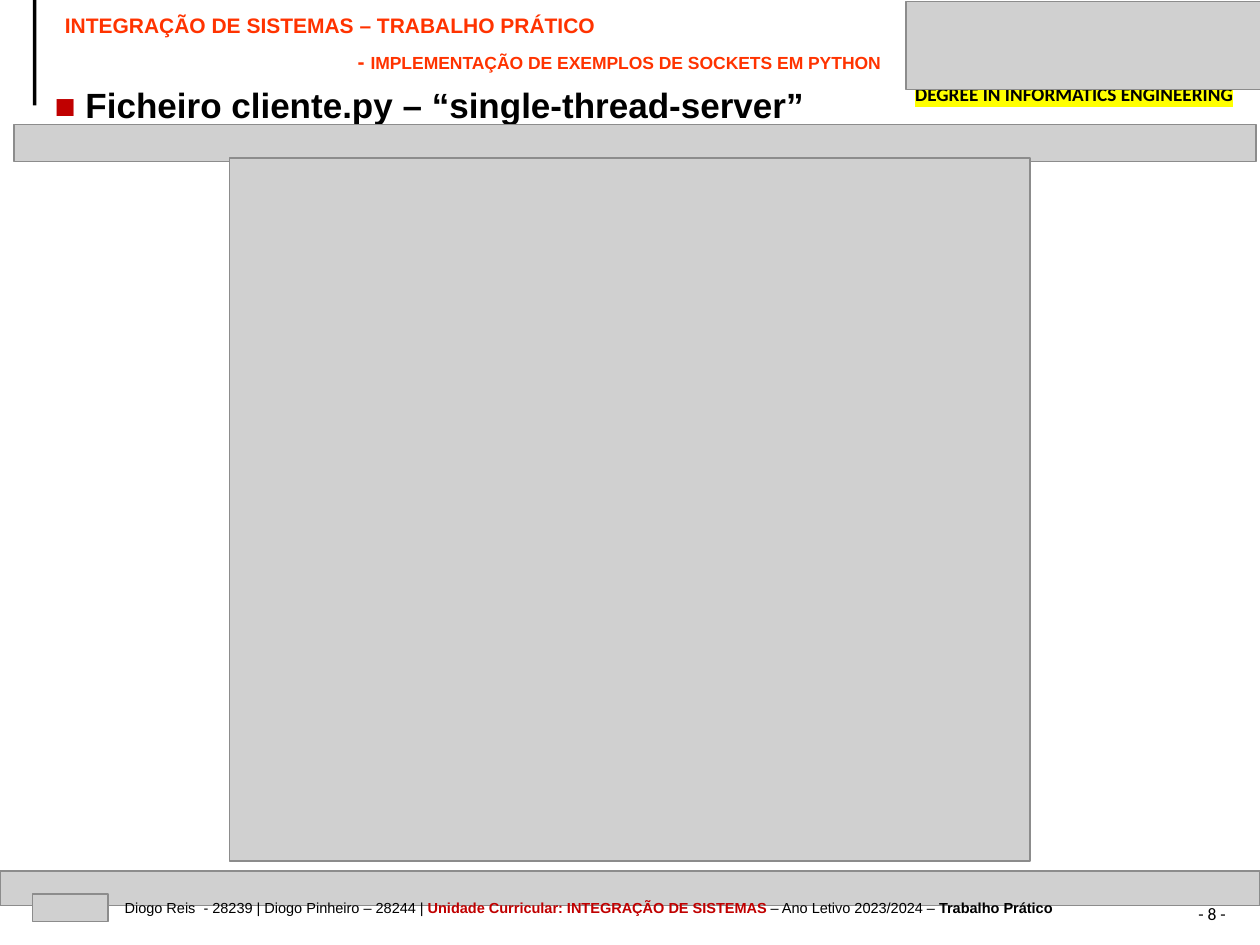
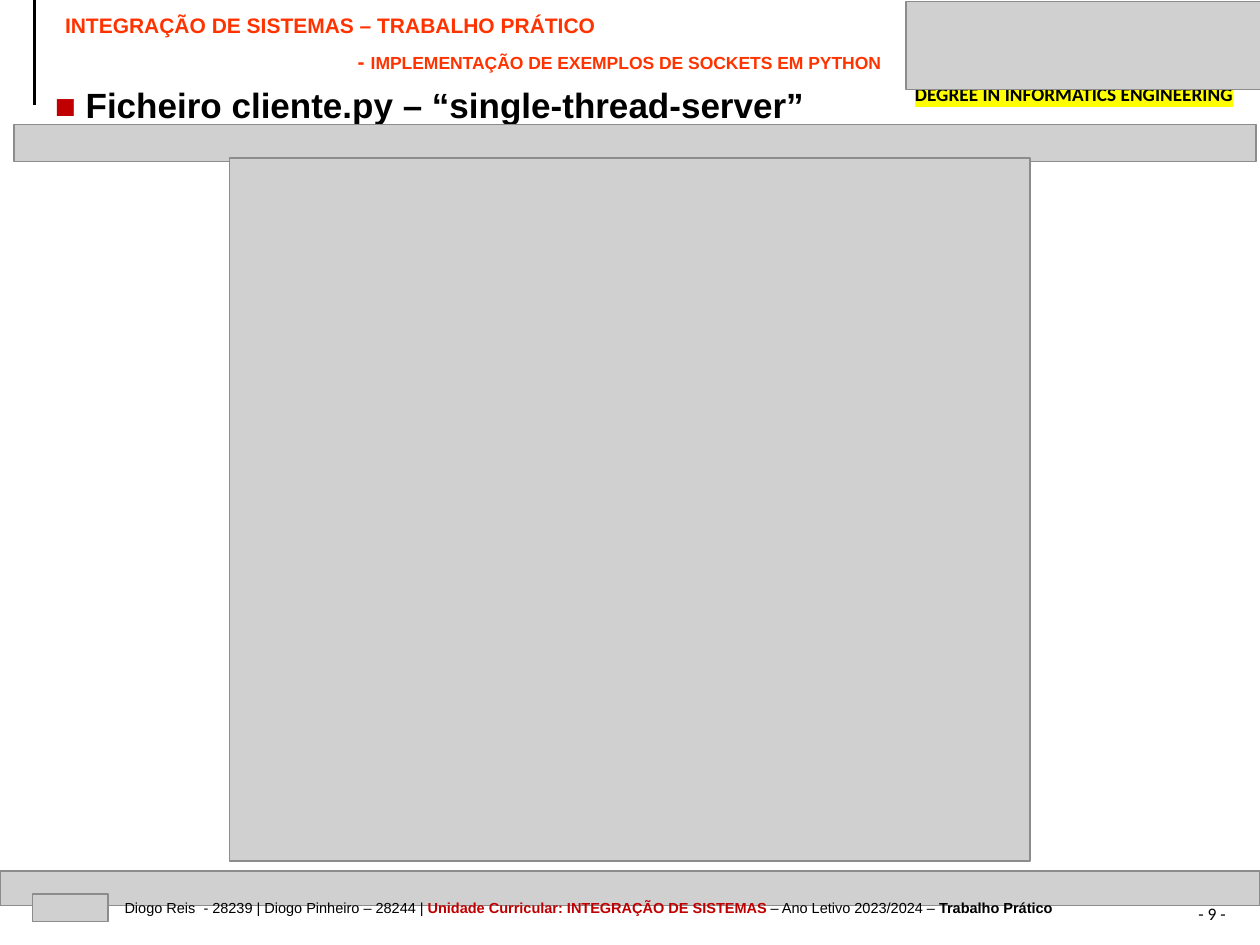
Before and after one commit to devdp11/socket_thread_conn-project, a slide deck: slide 9 of IPVC-EI-TP-SOCKETS-28244-28239.pptx (slide 8 before the commit). Drawn at 1260x945 pixels with LibreOffice and Linux fonts; fonts in the diff are those of the drawing; grey boxes stand for pictures. Boxes give left, top, right and bottom in pixels: in the first picture for what was removed or moved away, otherwise in the second. Text is boxed around its words. In the diff, an @@ line names an element or a change of style, - is before the commit and + after.

```diff
--- a/IPVC-EI-TP-SOCKETS-28244-28239.pptx
+++ b/IPVC-EI-TP-SOCKETS-28244-28239.pptx
@@ text "INTEGRAÇÃO DE SISTEMAS – TRABALHO ..." at (65, 16, 881, 73): less space between paragraphs; more space between paragraphs @@
@@ page number at (1208, 905, 1217, 920): text changed @@
-- 8 -
+- 9 -
```
Also in this commit, not shown: 16 other slides changed, 3 slides added, 2 other files.
